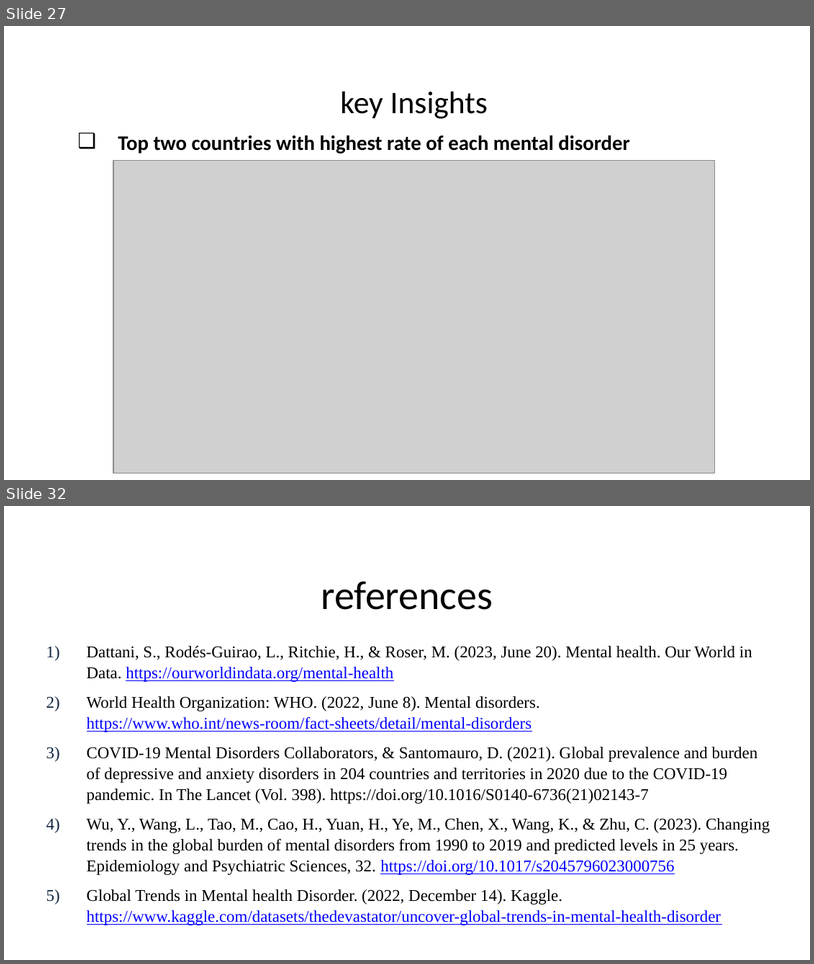
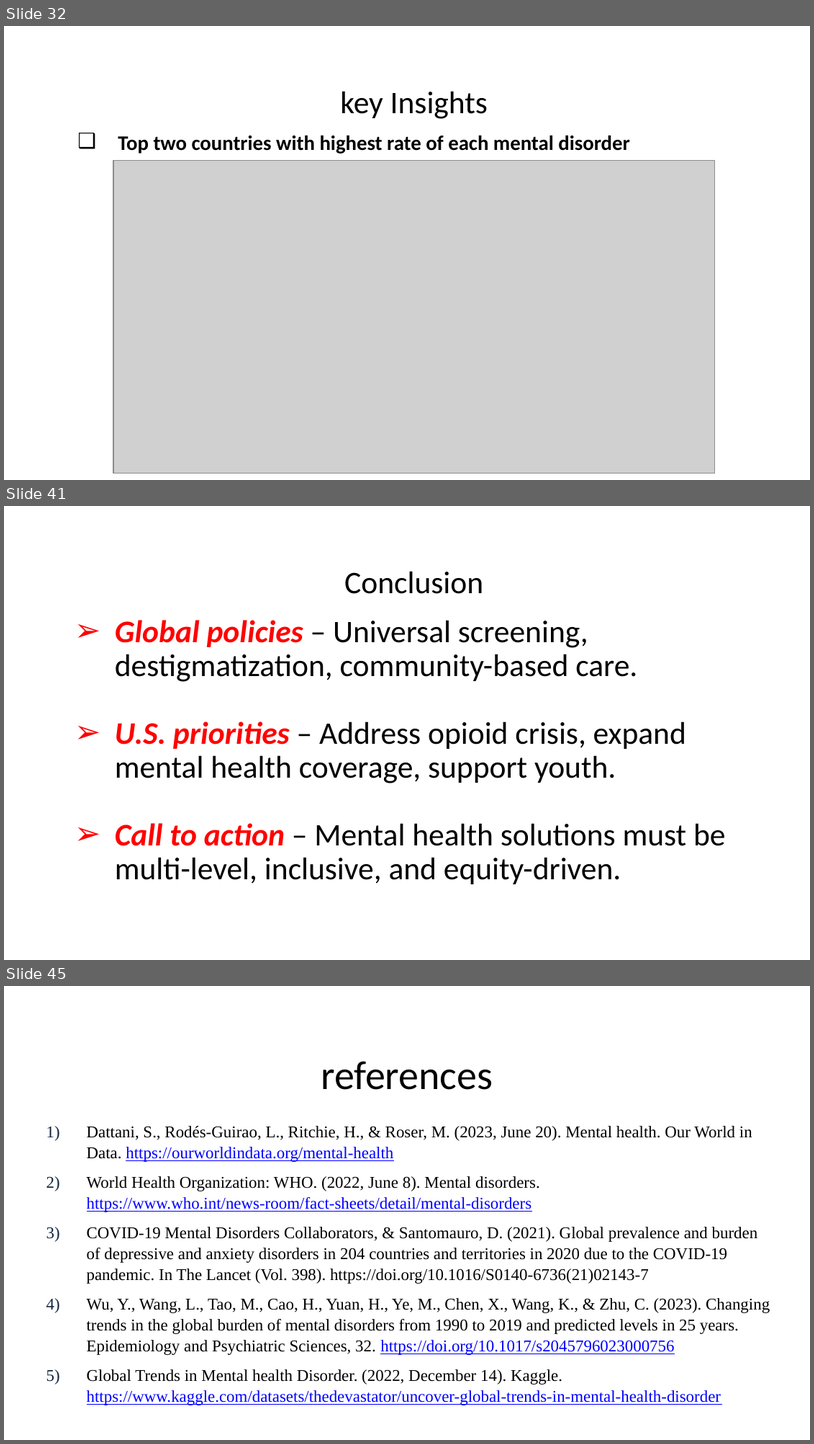
Before and after one commit to Sridhar-MSinDS/Health-Information-Technology-750, a slide deck: FinalPresentation_Team3_HIT750.pptx. Shown one above the other, each under a label of ours: slides 27 and 32 before the commit, slides 32, 41 and 45 after it; the slides between them are not shown. The pictures are 814x964 and 814x1444 pixels, drawn with LibreOffice and Linux fonts; fonts in the diff are those of the drawing; grey boxes stand for pictures; background and template pictures are left out. Boxes give left, top, right and bottom in pixels: in the first picture for what was removed or moved away, otherwise in the second. Text is boxed around its words. In the diff, an @@ line names an element or a change of style, - is before the commit and + after.

```diff
--- a/FinalPresentation_Team3_HIT750.pptx
+++ b/FinalPresentation_Team3_HIT750.pptx
@@ slide 41 added at bbox=[4, 506, 810, 960], background #FFFFFF @@
@@ text added at bbox=[345, 571, 484, 594], 28 pt, text #000000 @@
+Conclusion
@@ text added at bbox=[115, 620, 725, 884], 28 pt, text #000000 @@
+➢ Global policies – Universal screening, destigmatization, community-based care.
+➢ U.S. priorities – Address opioid crisis, expand mental health coverage, support youth.
+➢ Call to action – Mental health solutions must be multi-level, inclusive, and equity-driven.
@@ what was slide 27 is now slide 32 @@
@@ what was slide 32 is now slide 45 @@
```
Also in this commit, not shown: 3 slides changed, 17 other slides added, 5 slides removed.
